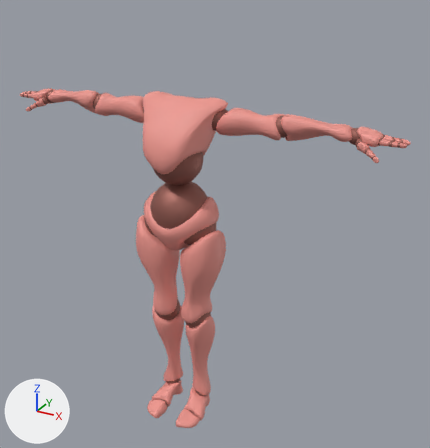
What one commit did to the glTF model project/Resources/Model/gltf/char/idle.gltf.
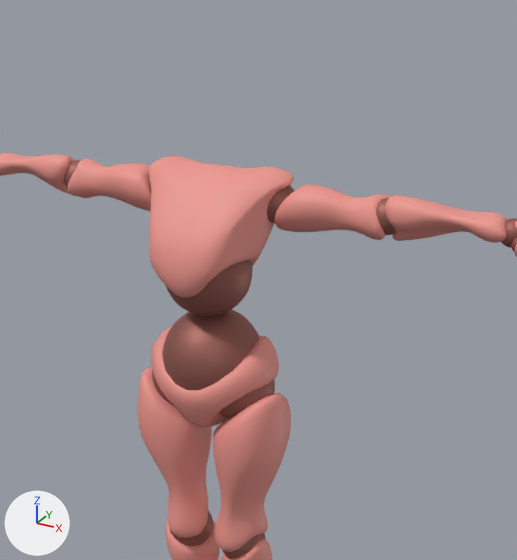
Old and new are each drawn whole from a 50 mm camera at (1.27, -1.998, 2.007) aimed at (0.123, 0.087, 0.965) and again close up on the part from 13% to 83% of the width and 0% to 73% of the height. The lights are fixed; the arrows at lower left show +X, +Y and +Z. Where no turn or scale is listed for an object, it has been applied to the vertices. Vertices at the same position are counted once.

Objects in the first close-up: 'Beta_Joints', 'Beta_Surface'.
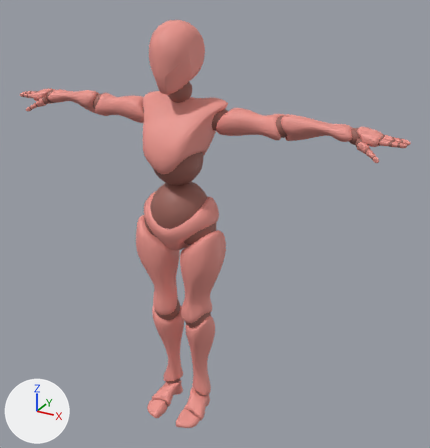
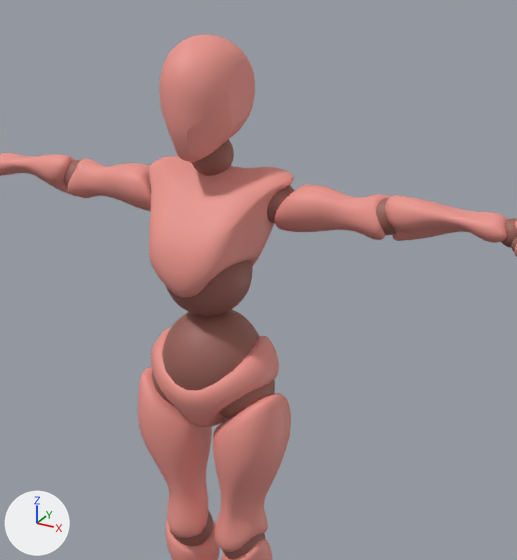
Pixel boxes [x1, y1, x2, y2] of what changed, in the close-ups (517 x 560 px):
'Beta_Surface', reshaped
    before: [0, 153, 517, 560]
    after: [0, 34, 517, 560]
'Beta_Joints', reshaped
    before: [0, 160, 517, 559]
    after: [0, 139, 517, 559]
part 1 of me_beta_joints, added (brown)
    after: [191, 139, 234, 176]
part 2 of me_beta_surface, added (pink)
    after: [159, 34, 255, 162]

The change, as a diff of the scene's bpy script:
```diff
--- a/project/Resources/Model/gltf/char/idle.gltf.py
+++ b/project/Resources/Model/gltf/char/idle.gltf.py
@@ me_beta_joints @@
 me_beta_joints.from_pydata(...)  # 10132 vertices, 20080 faces; spans x -0.88..0.88, y -0.13..0.13, z 0.0..1.49
 # used by ob_beta_joints; location = (0.0, 0.0, 0.0)
+# me_beta_joints part 1: a new loose piece, a UV sphere (20 segments, 20 rings, poles along z) spanning x -0.05..0.05, y -0.03..0.07, z 1.49..1.6, in mat_beta_joints_mat1 (brown #9c6359)
 me_beta_joints.materials.append(mat_beta_joints_mat1)
@@ me_beta_surface @@
 # used by ob_beta_surface; location = (0.0, 0.0, 0.0)
-me_beta_surface.from_pydata(...)  # 13709 vertices, 27230 faces; spans x -0.9..0.9, y -0.17..0.15, z 0.0..1.52
+me_beta_surface.from_pydata(...)  # 14232 vertices, 28272 faces; spans x -0.9..0.9, y -0.17..0.15, z 0.0..1.81
+# me_beta_surface part 2: a new loose piece of 523 vertices spanning x -0.09..0.09, y -0.12..0.13, z 1.54..1.81, in mat_beta_highlimbsgeosg3 (pink #ec958c)
 me_beta_surface.materials.append(mat_beta_highlimbsgeosg3)
```
